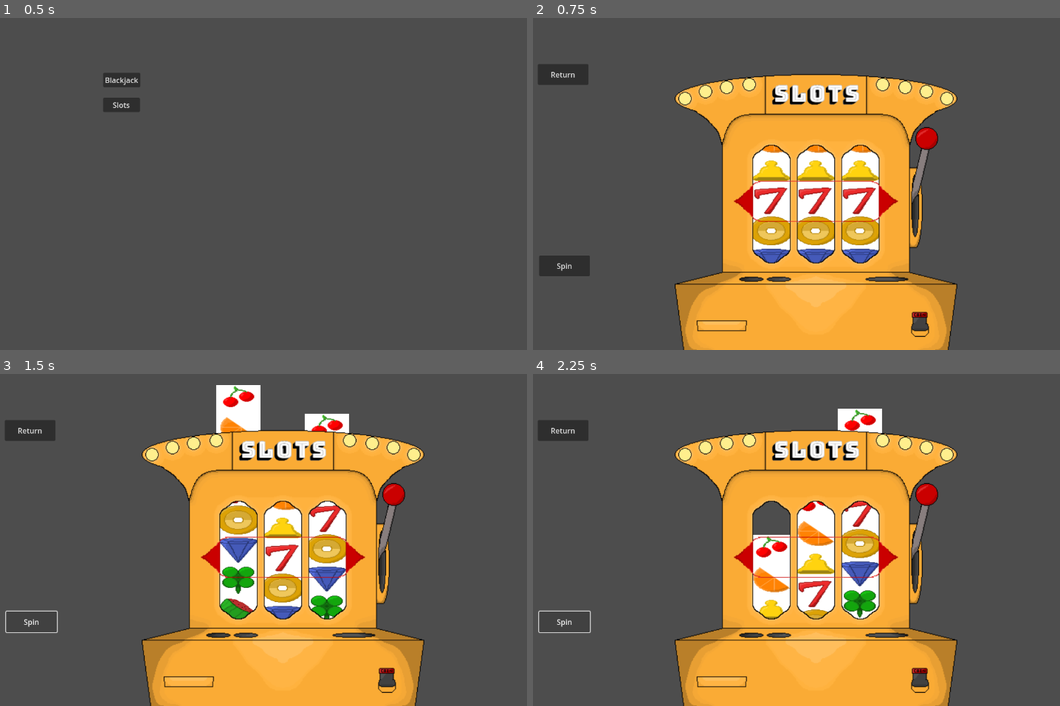
Above: before the commit, frames 1-4 (two rows, left to right).
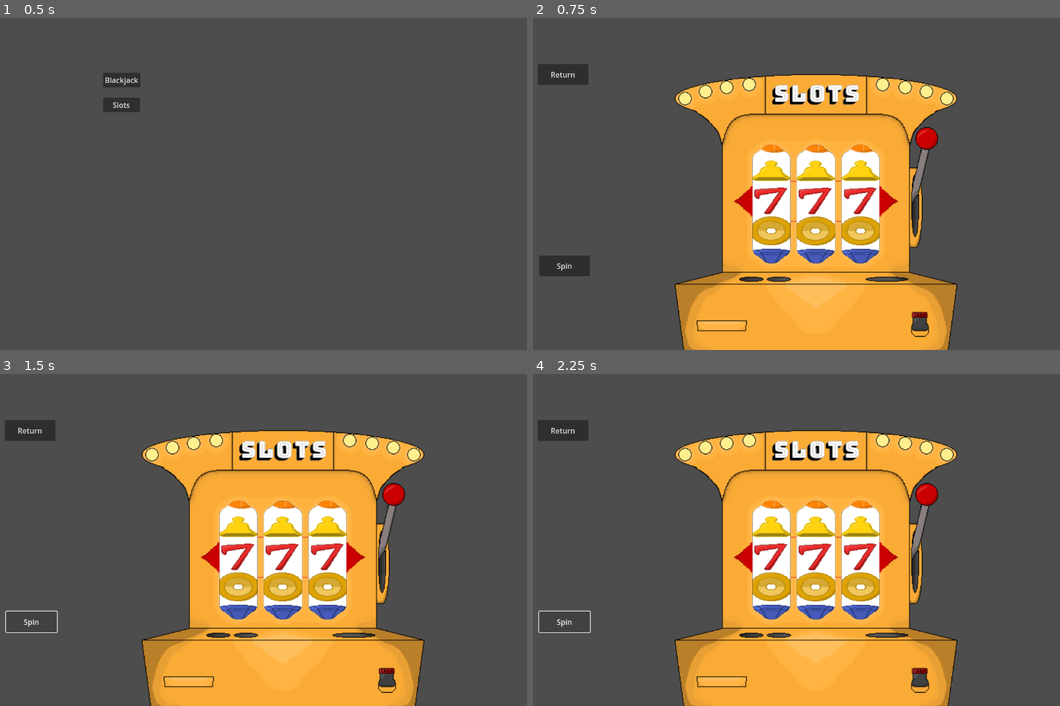
Above: after the commit, the same moments.

Repository: OwenFrakes/congressAppChallenge
Game: Godot game, scene res://Scenes/playerMovement.tscn
The game is run twice, just before and just after one commit, with the same random seed, the same clock (stepped at 60 frames per second) and the same inputs.
Inputs:
- Up to frame 1 (0.5 s): no input
- Up to frame 2 (0.75 s): click "Slots" at 0.5 s
- Up to frame 3 (1.5 s): click "Spin" at 1.25 s
- Up to frame 4 (2.25 s): click "Spin" at 2 s

Frame 1 is identical in both runs. In frame 2, 1.2% of the frame differs, in the area x 41-66%, y 38-74%; in frame 3, 6.7%, in the area x 41-67%, y 3-74%; in frame 4, 6.4%.

Commit message:
Clipping Masks Added to Slot Machine
Spinny Part is not spinny anymore, trying to fix

Diff:
--- a/Scenes/slots.tscn
+++ b/Scenes/slots.tscn
@@ -1,9 +1,10 @@
-[gd_scene load_steps=5 format=3 uid="uid://cvcnpudfilq4h"]
+[gd_scene load_steps=6 format=3 uid="uid://cvcnpudfilq4h"]
 
 [ext_resource type="Texture2D" uid="uid://cywlyamdicsed" path="res://Resources/SlotMachine.png" id="1_0ends"]
 [ext_resource type="Script" path="res://Scripts/player_mover.gd" id="1_3r35x"]
 [ext_resource type="Texture2D" uid="uid://diku4gi3yok6b" path="res://Resources/Spinny Part.png" id="1_lb5vh"]
 [ext_resource type="Script" path="res://Scripts/slots.gd" id="4_87nd7"]
+[ext_resource type="Texture2D" uid="uid://w6tpjke1vpwy" path="res://Resources/Clipping Mask.png" id="5_q8grc"]
 
 [node name="Slots" type="Node2D"]
 
@@ -23,12 +24,6 @@
 text = "Return"
 script = ExtResource("1_3r35x")
 
-[node name="SpinnyPartL" type="Sprite2D" parent="."]
-position = Vector2(542, 429)
-scale = Vector2(1.92, 1.3025)
-texture = ExtResource("1_lb5vh")
-script = ExtResource("4_87nd7")
-
 [node name="SpinnyPartTL" type="Sprite2D" parent="."]
 visible = false
 position = Vector2(542, -92)
@@ -41,19 +36,9 @@
 scale = Vector2(1.92, 1.303)
 texture = ExtResource("1_lb5vh")
 
-[node name="SpinnyPartM" type="Sprite2D" parent="."]
-position = Vector2(638, 429)
-scale = Vector2(1.92, 1.303)
-texture = ExtResource("1_lb5vh")
-
 [node name="SpinnyPartTR" type="Sprite2D" parent="."]
 visible = false
 position = Vector2(734, -92)
-scale = Vector2(1.92, 1.303)
-texture = ExtResource("1_lb5vh")
-
-[node name="SpinnyPartR" type="Sprite2D" parent="."]
-position = Vector2(734, 429)
 scale = Vector2(1.92, 1.303)
 texture = ExtResource("1_lb5vh")
 
@@ -62,6 +47,42 @@
 scale = Vector2(1.53, 1.53)
 texture = ExtResource("1_0ends")
 
+[node name="ClippingMaskL" type="Sprite2D" parent="."]
+clip_children = 2
+position = Vector2(542.5, 404)
+scale = Vector2(1.51667, 1.53143)
+texture = ExtResource("5_q8grc")
+script = ExtResource("4_87nd7")
+
+[node name="SpinnyPartL" type="Sprite2D" parent="ClippingMaskL"]
+position = Vector2(-0.329681, 16.3246)
+scale = Vector2(1.26593, 0.850513)
+texture = ExtResource("1_lb5vh")
+
+[node name="ClippingMaskM" type="Sprite2D" parent="."]
+clip_children = 2
+position = Vector2(638.874, 404.349)
+scale = Vector2(1.53753, 1.52744)
+texture = ExtResource("5_q8grc")
+script = ExtResource("4_87nd7")
+
+[node name="SpinnyPartM" type="Sprite2D" parent="ClippingMaskM"]
+position = Vector2(-0.568, 16.325)
+scale = Vector2(1.24875, 0.853059)
+texture = ExtResource("1_lb5vh")
+
+[node name="ClippingMaskR" type="Sprite2D" parent="."]
+clip_children = 2
+position = Vector2(735.5, 404.053)
+scale = Vector2(1.51667, 1.53082)
+texture = ExtResource("5_q8grc")
+script = ExtResource("4_87nd7")
+
+[node name="SpinnyPartR" type="Sprite2D" parent="ClippingMaskR"]
+position = Vector2(0.33, 16.325)
+scale = Vector2(1.249, 0.853)
+texture = ExtResource("1_lb5vh")
+
 [connection signal="pressed" from="SpinButton" to="ReturnButton" method="_on_spin_button_pressed"]
-[connection signal="pressed" from="SpinButton" to="SpinnyPartL" method="_on_spin_button_pressed"]
+[connection signal="pressed" from="SpinButton" to="ClippingMaskL/SpinnyPartL" method="_on_spin_button_pressed"]
 [connection signal="pressed" from="ReturnButton" to="ReturnButton" method="_on_pressed"]
--- a/Scripts/slots.gd
+++ b/Scripts/slots.gd
@@ -6,6 +6,6 @@
 	print_tree_pretty()
 
 func _on_spin_button_pressed() -> void:
-	$"../SpinnyPartL".position.y = randf_range(173, 682)
-	$"../SpinnyPartM".position.y = randf_range(173, 682)
-	$"../SpinnyPartR".position.y = randf_range(173, 682)
+	$"../ClippingMaskL/SpinnyPartL".position.y = randi_range(173, 682)
+	$"../ClippingMaskM/SpinnyPartM".position.y = randi_range(173, 682)
+	$"../ClippingMaskR/SpinnyPartR".position.y = randi_range(173, 682)
Binary file added: Resources/Clipping Mask.png
Not shown, added: Resources/Clipping Mask.png.import
